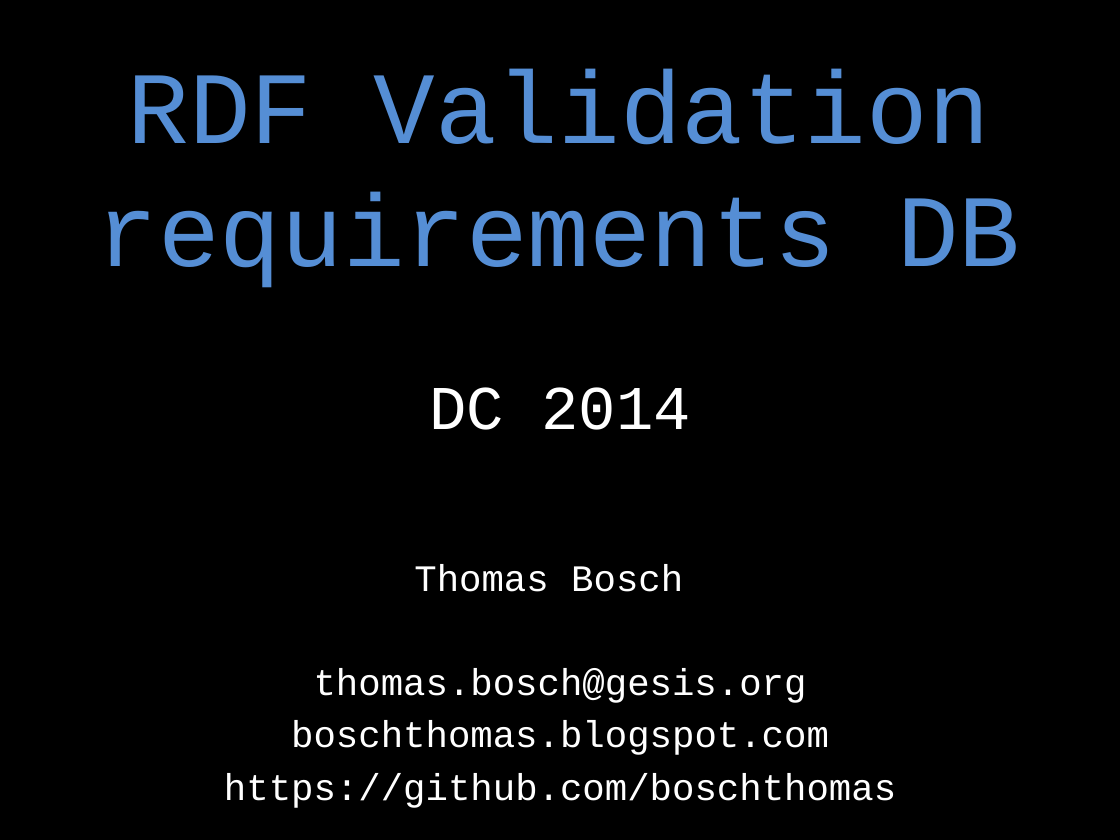
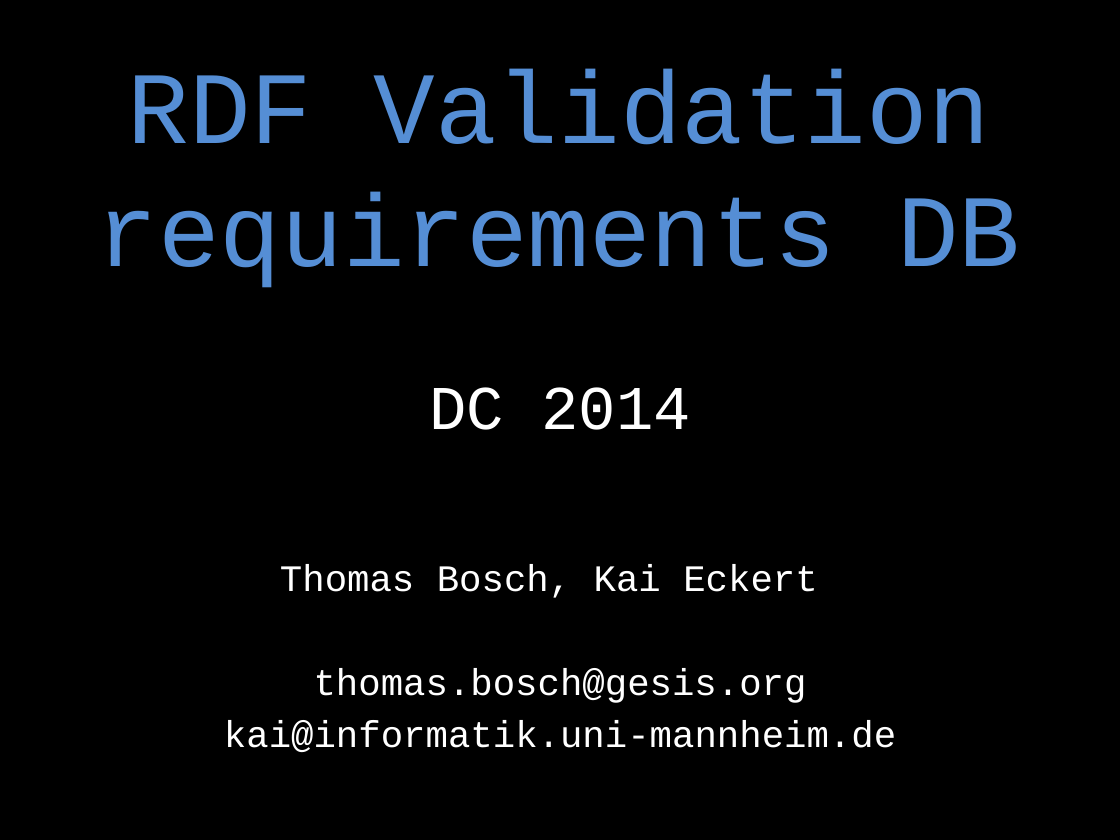
Before and after one commit to boschthomas/rdf-validation-research, a slide deck: slide 1 of presentations/Bosch, Eckert. Requirements on RDF Constraint Formulation and Validation (DC 2014).pptx. Drawn at 1120x840 pixels with LibreOffice and Linux fonts; fonts in the diff are those of the drawing. Boxes give left, top, right and bottom in pixels: in the first picture for what was removed or moved away, otherwise in the second. Text is boxed around its words. In the diff, an @@ line names an element or a change of style, - is before the commit and + after.

Commit message:
DSP validation presentation

```diff
--- a/presentations/Bosch, Eckert. Requirements on RDF Constraint Formulation and Validation (DC 2014).pptx
+++ b/presentations/Bosch, Eckert. Requirements on RDF Constraint Formulation and Validation (DC 2014).pptx
@@ text at [280, 564, 817, 598]: text changed @@
-Thomas Bosch
+Thomas Bosch, Kai Eckert
@@ text at [224, 721, 896, 752]: text changed @@
-boschthomas.blogspot.com
-https://github.com/boschthomas
+kai@informatik.uni-mannheim.de
```
Also in this commit, not shown: 1 other file.
